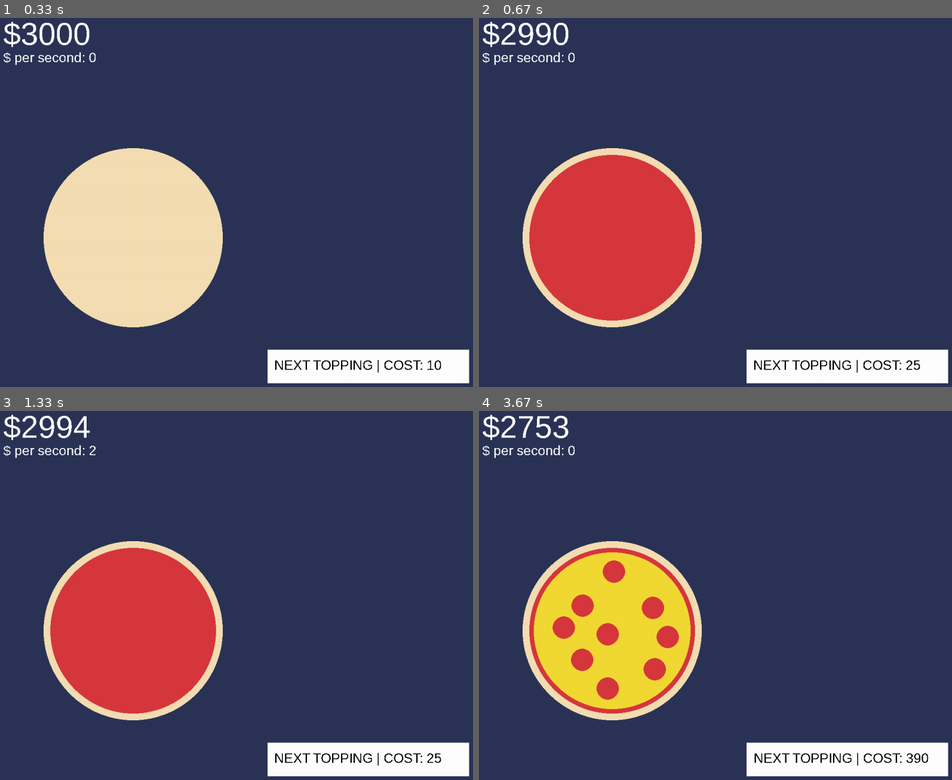
Above: before the commit, frames 1-4 (two rows, left to right).
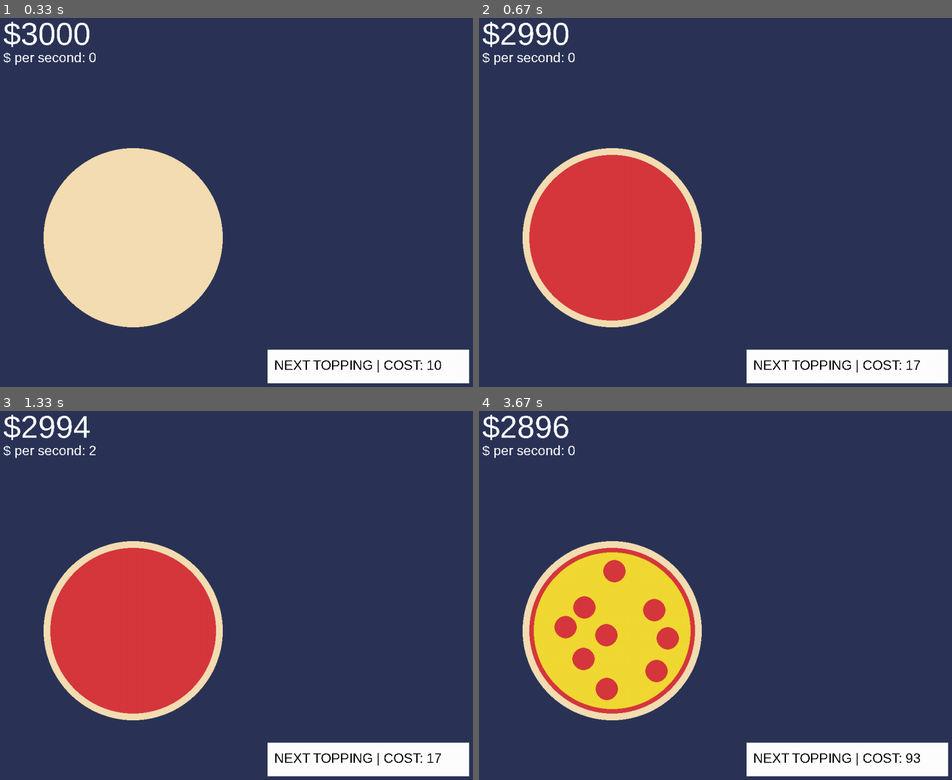
Above: after the commit, the same moments.

Repository: my-dimons/Genius-Hour-2024-Pygame
Game: pygame game, started from games/pizza_clicker/pizza_clicker.py
Two runs of this game, one before a commit and one after it. Both use one fixed random seed, a clock stepped at 60 frames per second and the inputs below.
Inputs (mouse positions are in pixels of both pictures, inside the frame that each line leads up to):
- Up to frame 1 (0.33 s): no input
- Up to frame 2 (0.67 s): click "NEXT TOPPING | COST: 10" at 0.38 s
- Up to frame 3 (1.33 s): click (137, 636) at 0.72 s; click (99, 562) at 1.05 s
- Up to frame 4 (3.67 s): click (620, 543) at 1.88 s; click (847, 757) at 2.72 s, where only the run after the commit has a clickable "NEXT TOPPING | COST: 17"; click (847, 757) at 3.05 s, where only the run after the commit has a clickable "NEXT TOPPING | COST: 30"; click (933, 746) at 3.38 s

Frame 1 is identical in both runs. In frame 2, less than 0.1% of the frame differs, in the area x 90-94%, y 92-96%; in frame 3, less than 0.1%; in frame 4, 1.2%, in the area x 8-96%, y 1-97%.

Commit message:
more comments, reformatting
also made a new function which should make adding more toppings that will need variation easier

Diff:
--- a/games/pizza_clicker/pizza_clicker.py
+++ b/games/pizza_clicker/pizza_clicker.py
@@ -1,7 +1,7 @@
-import pygame, math, random
+import pygame, os, math, random
 pygame.font.init()
 
-#------Vars
+# ---Vars---
 
 #CLIENT
 WIDTH, HEIGHT = 1200, 1000
@@ -17,14 +17,12 @@
 
 #PIZZA
 PIZZA_RADIUS = 200
-PIZZA_POS_X = WIDTH/4
-PIZZA_POS_Y = HEIGHT/2
-PIZZA_POS = PIZZA_POS_X, PIZZA_POS_Y
+PIZZA_POS = WIDTH/4, HEIGHT/2
 
 #UPGRADES
 MULTIPLIER_ADD = 1
 UPGRADE_COST = 10
-UPGRADE_COST_INCREASE = 2.5
+UPGRADE_COST_INCREASE = 1.75
 UPGRADE_WIDTH = 450
 UPGRADE_HEIGHT = 75
 
@@ -32,23 +30,24 @@
 SAUCE_RADIUS = PIZZA_RADIUS - 15
 CHEESE_RADIUS = PIZZA_RADIUS - 25
 PEPPERONI_RADIUS = PIZZA_RADIUS - 175
-PEPPERONI_VARIANCE = 20
+TOPPING_VARIANCE = 25
 
 SAUCE_UNLOCKED = False
 CHEESE_UNLOCKED = False
 PEPPERONI_UNLOCKED = False
 
 #CURRANCY
-MONEY = 0 #PEPS IS MAIN CURRANCY
+MONEY = 0 #MAIN CURRANCY
+
+# ---Vars---
 
 #DISPLAY
 WIN = pygame.display.set_mode((WIDTH, HEIGHT))
 pygame.display.set_caption("work pls")
 
-
-
 def main():
-    pepperoni_variance = calculate_pepperoni_variance()
+    # Calculate all the topping variation
+    pepperoni_variation = calculate_topping_variation()
 
     # Money
     money = 3000
@@ -78,6 +77,7 @@
         clock.tick(FPS)
         for event in pygame.event.get():
             mouse_pos = pygame.mouse.get_pos()
+            # ON CLICK
             if event.type == pygame.MOUSEBUTTONDOWN:
                 # Add money
                 if(clicked_circle(pizza, PIZZA_RADIUS)):
@@ -86,91 +86,117 @@
                     money_per_second_count += add_money
 
                     print("---MONEY---")
+                    print("")
                     print(money)
+                    print("")
                     print("---MONEY---")
 
-                # Increase money and add new topping on upgrade click
+                # Upgrade clicking
                 if upgrade_multiplier.collidepoint(mouse_pos):
                     if(money >= multiplier_cost):
                         money_muliplier += 1
                         money -= int(multiplier_cost)
+
                         multiplier_cost *= UPGRADE_COST_INCREASE
                         int(multiplier_cost)
+
                         toppings_unlocked += 1
+
                         print("---MULTIPLIER---")
+                        print("")
                         print(money_muliplier)
+                        print("")
                         print("---MULTIPLIER---")
                     else:
                         print("ERROR, NOT ENOUGH MONEY")
+
+            # Calculates the money per second
             elif event.type == money_per_second_timer:
-                money_per_second = money_per_second_count
+                money_per_second = money_per_second_count # (var changes when money is added)
                 money_per_second_count = 0
                 print("MONEY PER SECOND: " + str(money_per_second))
+
             if event.type == pygame.QUIT:
                 run = False
+        # Text
         money_text = font.render('$' + str(int(money)), False, WHITE)
         money_per_second_text = small_font.render('$ per second: ' + str(int(money_per_second)), False, WHITE)
         upgrade_text = small_font.render('NEXT TOPPING | COST: ' + str(int(multiplier_cost)), False, BLACK)
 
-        draw_window(money_text, upgrade_text, upgrade_multiplier, toppings_unlocked, money_per_second_text, pepperoni_variance)
-
-
-def draw_window(money_text, upgrade_text, upgrade_multiplier_button, toppings_unlocked, money_per_second, pepperoni_variance): #UPDATE DISPLAY
+        draw_window(money_text           ,
+                    upgrade_text         ,
+                    upgrade_multiplier   ,
+                    toppings_unlocked    ,
+                    money_per_second_text,
+                    pepperoni_variation  )
+
+
+def draw_window(money_text, upgrade_text, upgrade_multiplier_button, toppings_unlocked, money_per_second, topping_variation): #UPDATE DISPLAY
     WIN.fill(BACKGROUND_COLOR)
-    #PIZZA
+
+    # PIZZA
     pygame.draw.circle(WIN, BROWN, PIZZA_POS, PIZZA_RADIUS)
-    #SAUCE
+
+    # SAUCE
     if toppings_unlocked >= 1:
         SAUCE_UNLOCKED = True
         pygame.draw.circle(WIN, SAUCE_COLOR, PIZZA_POS, SAUCE_RADIUS)
 
-    #CHEESE
+    # CHEESE
     if toppings_unlocked >= 2:
         CHEESE_UNLOCKED = True
         pygame.draw.circle(WIN, CHEESE_COLOR, PIZZA_POS, CHEESE_RADIUS)
 
+    # PEPPERONI
     if toppings_unlocked >= 3:
         PEPPERONI_UNLOCKED = True
-        pepperoni = [pygame.draw.circle(WIN, SAUCE_COLOR, (PIZZA_POS_X - 80  + pepperoni_variance[0][0], PIZZA_POS_Y  + 70 + pepperoni_variance[0][1]), PEPPERONI_RADIUS),
-                     pygame.draw.circle(WIN, SAUCE_COLOR, (PIZZA_POS_X + 80  + pepperoni_variance[1][0], PIZZA_POS_Y  - 70 + pepperoni_variance[1][1]), PEPPERONI_RADIUS),
-                     pygame.draw.circle(WIN, SAUCE_COLOR, (PIZZA_POS_X + 80  + pepperoni_variance[2][0], PIZZA_POS_Y  + 70 + pepperoni_variance[2][1]), PEPPERONI_RADIUS),
-                     pygame.draw.circle(WIN, SAUCE_COLOR, (PIZZA_POS_X - 80  + pepperoni_variance[3][0], PIZZA_POS_Y  - 70 + pepperoni_variance[3][1]), PEPPERONI_RADIUS),
-                     pygame.draw.circle(WIN, SAUCE_COLOR, (PIZZA_POS_X       + pepperoni_variance[4][0], PIZZA_POS_Y + 125 + pepperoni_variance[4][1]), PEPPERONI_RADIUS),
-                     pygame.draw.circle(WIN, SAUCE_COLOR, (PIZZA_POS_X       + pepperoni_variance[5][0], PIZZA_POS_Y - 125 + pepperoni_variance[5][1]), PEPPERONI_RADIUS),
-                     pygame.draw.circle(WIN, SAUCE_COLOR, (PIZZA_POS_X + 125 + pepperoni_variance[6][0], PIZZA_POS_Y       + pepperoni_variance[6][1]), PEPPERONI_RADIUS),
-                     pygame.draw.circle(WIN, SAUCE_COLOR, (PIZZA_POS_X - 125 + pepperoni_variance[7][0], PIZZA_POS_Y       + pepperoni_variance[7][1]), PEPPERONI_RADIUS),
-                     pygame.draw.circle(WIN, SAUCE_COLOR, (PIZZA_POS_X       + pepperoni_variance[8][0], PIZZA_POS_Y       + pepperoni_variance[8][1]), PEPPERONI_RADIUS)]
-
-
-    pygame.draw.rect(WIN, WHITE, pygame.Rect(upgrade_multiplier_button.x, upgrade_multiplier_button.y, upgrade_multiplier_button.width, upgrade_multiplier_button.height))
-
+        render_variation_toppings(SAUCE_COLOR, PIZZA_POS[0], PIZZA_POS[1], topping_variation, PEPPERONI_RADIUS)
+
+    # Render text
     WIN.blit(money_per_second, (10, 80))
     WIN.blit(money_text, (10, 5))
-    upgrade_text_rect = upgrade_text.get_rect(center=(upgrade_multiplier_button.x + upgrade_text.get_rect().width/2 + 15, upgrade_multiplier_button.y + upgrade_text.get_rect().height))
+
+    # Render upgrade button
+    pygame.draw.rect(WIN, WHITE, pygame.Rect(upgrade_multiplier_button.x, upgrade_multiplier_button.y, upgrade_multiplier_button.width, upgrade_multiplier_button.height)) # upgrade button
+    upgrade_text_rect = upgrade_text.get_rect(center=(upgrade_multiplier_button.x + upgrade_text.get_rect().width/2 + 15, upgrade_multiplier_button.y + upgrade_text.get_rect().height)) # upgrade text
     WIN.blit(upgrade_text, upgrade_text_rect)
+
     pygame.display.update()
 
 def clicked_circle(self, radius):
     mouse_x, mouse_y = pygame.mouse.get_pos()
     dx = mouse_x - self.centerx
     dy = mouse_y - self.centery
-    distance = math.sqrt(dx*dx + dy*dy)  # or: distance = math.hypot(dx, dy)
+    distance = math.sqrt(dx*dx + dy*dy)
     return distance <= radius
 
-def calculate_pepperoni_variance():
+# Uses an array of turples to calculate the individual amount of variance for a topping
+def calculate_topping_variation():
     i = 0
-    pepperoni_variance = []
+    variance = []
     while i < 10:
-        pepperoni_variance.append([random.randrange(-PEPPERONI_VARIANCE, PEPPERONI_VARIANCE), random.randrange(-PEPPERONI_VARIANCE, PEPPERONI_VARIANCE)])
+        variance.append([random.randrange(-TOPPING_VARIANCE, TOPPING_VARIANCE), random.randrange(-TOPPING_VARIANCE, TOPPING_VARIANCE)])
         i += 1
 
-    return pepperoni_variance
+    return variance
+
+# CHANGE THIS FORMAT FROM CIRCLES -> IMAGES
+def render_variation_toppings(color, x_pos, y_pos, variation, radius):
+    pygame.draw.circle(WIN, color, (x_pos - 80  + variation[0][0], y_pos  + 70 + variation[0][1]), radius)
+    pygame.draw.circle(WIN, color, (x_pos + 80  + variation[1][0], y_pos  - 70 + variation[1][1]), radius)
+    pygame.draw.circle(WIN, color, (x_pos + 80  + variation[2][0], y_pos  + 70 + variation[2][1]), radius)
+    pygame.draw.circle(WIN, color, (x_pos - 80  + variation[3][0], y_pos  - 70 + variation[3][1]), radius)
+    pygame.draw.circle(WIN, color, (x_pos       + variation[4][0], y_pos + 125 + variation[4][1]), radius)
+    pygame.draw.circle(WIN, color, (x_pos       + variation[5][0], y_pos - 125 + variation[5][1]), radius)
+    pygame.draw.circle(WIN, color, (x_pos + 125 + variation[6][0], y_pos       + variation[6][1]), radius)
+    pygame.draw.circle(WIN, color, (x_pos - 125 + variation[7][0], y_pos       + variation[7][1]), radius)
+    pygame.draw.circle(WIN, color, (x_pos       + variation[8][0], y_pos       + variation[8][1]), radius)
 
 if __name__ == "__main__":
     main()
 
-#TODO
+# TODO
 # (CHANGE) Center money text
 # (ADD)    MORE TOPPINGS
 # (ADD)    Money per second buildings
-# (ADD)    MORE COMMENTS
+# (CHANGE) Change rendering for pepperoni from circles to images, allowing easy addition of new toppings
